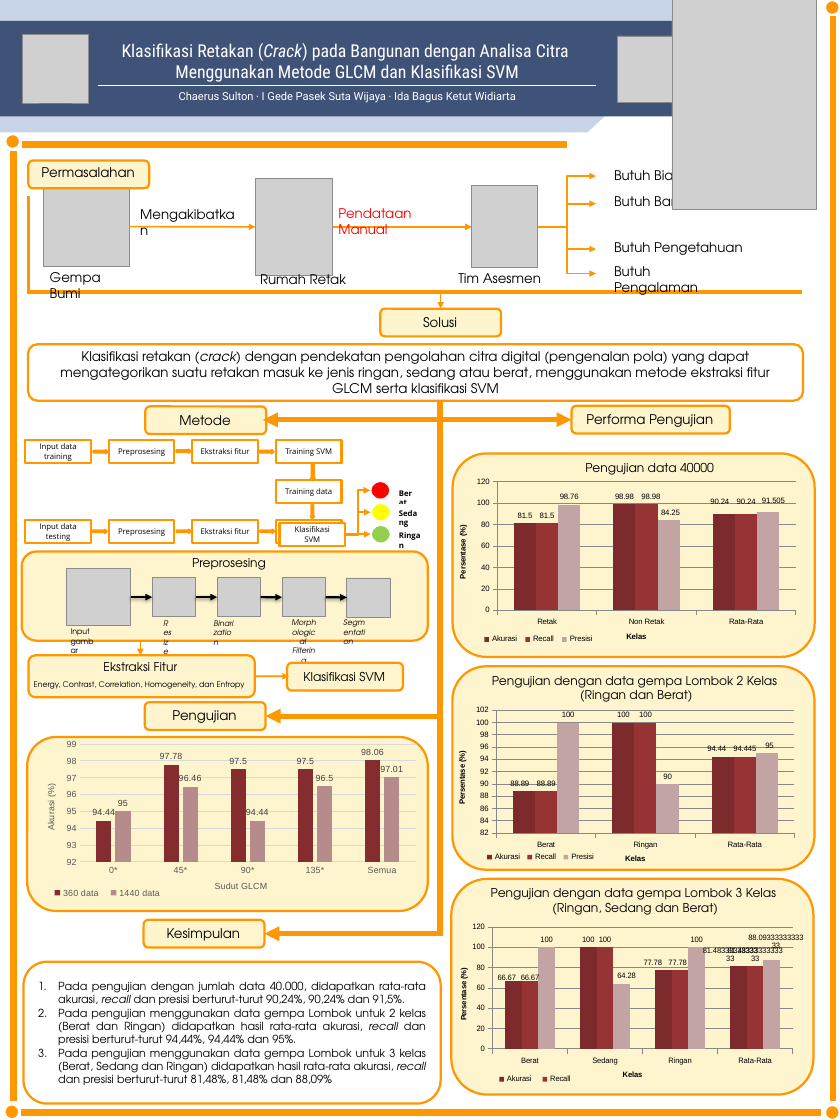
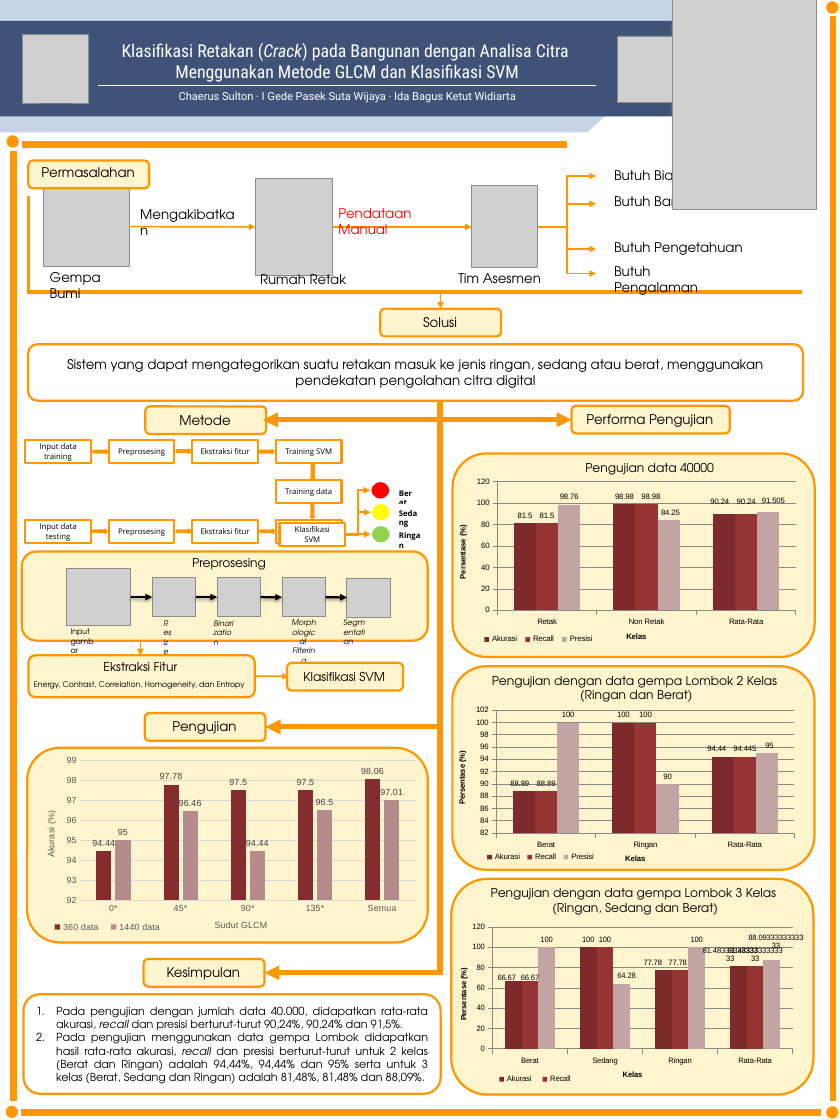
Before and after one commit to crssulton/tugas_akhir_crs, a slide deck: slide 1 of TA 2/Poster/Poster.pptx. Drawn at 840x1120 pixels with LibreOffice and Linux fonts; fonts in the diff are those of the drawing; grey boxes stand for pictures. Boxes give left, top, right and bottom in pixels: in the first picture for what was removed or moved away, otherwise in the second. Text is boxed around its words. In the diff, an @@ line names an element or a change of style, - is before the commit and + after.

```diff
--- a/TA 2/Poster/Poster.pptx
+++ b/TA 2/Poster/Poster.pptx
@@ text in rounded rectangle at (x1=67, y1=359, x2=763, y2=388): text changed @@
-Klasifikasi retakan (crack) dengan pendekatan pengolahan citra digital (pengenalan pola) yang dapat mengategorikan suatu retakan masuk ke jenis ringan, sedang atau berat, menggunakan metode ekstraksi fitur GLCM serta klasifikasi SVM
+Sistem yang dapat mengategorikan suatu retakan masuk ke jenis ringan, sedang atau berat, menggunakan pendekatan pengolahan citra digital
@@ parallelogram resized from (x1=437, y1=402, x2=442, y2=935) to (x1=437, y1=401, x2=443, y2=974) @@
@@ rounded rectangle resized from (x1=28, y1=737, x2=428, y2=912) to (x1=27, y1=748, x2=428, y2=942) @@
@@ 1 text, 1 rounded rectangle, 1 arrow moved together from (x1=145, y1=702, x2=438, y2=730) to (x1=145, y1=713, x2=438, y2=741) @@
@@ column chart resized from (x1=29, y1=735, x2=423, y2=930) to (x1=29, y1=751, x2=423, y2=969) @@
@@ 1 text, 1 rounded rectangle, 1 arrow moved together from (x1=144, y1=920, x2=438, y2=948) to (x1=144, y1=959, x2=438, y2=987) @@
@@ rounded rectangle "Pada pengujian dengan jumlah data ..." resized from (x1=23, y1=962, x2=440, y2=1103) to (x1=23, y1=994, x2=440, y2=1094) @@
@@ text in rounded rectangle at (x1=56, y1=1029, x2=428, y2=1084): text changed @@
-2. Pada pengujian menggunakan data gempa Lombok untuk 2 kelas (Berat dan Ringan) didapatkan hasil rata-rata akurasi, recall dan presisi berturut-turut 94,44%, 94,44% dan 95%.
-3. Pada pengujian menggunakan data gempa Lombok untuk 3 kelas (Berat, Sedang dan Ringan) didapatkan hasil rata-rata akurasi, recall dan presisi berturut-turut 81,48%, 81,48% dan 88,09%
+2. Pada pengujian menggunakan data gempa Lombok didapatkan hasil rata-rata akurasi, recall dan presisi berturut-turut untuk 2 kelas (Berat dan Ringan) adalah 94,44%, 94,44% dan 95% serta untuk 3 kelas (Berat, Sedang dan Ringan) adalah 81,48%, 81,48% dan 88,09%.
```
Also in this commit, not shown: 8 other files.
